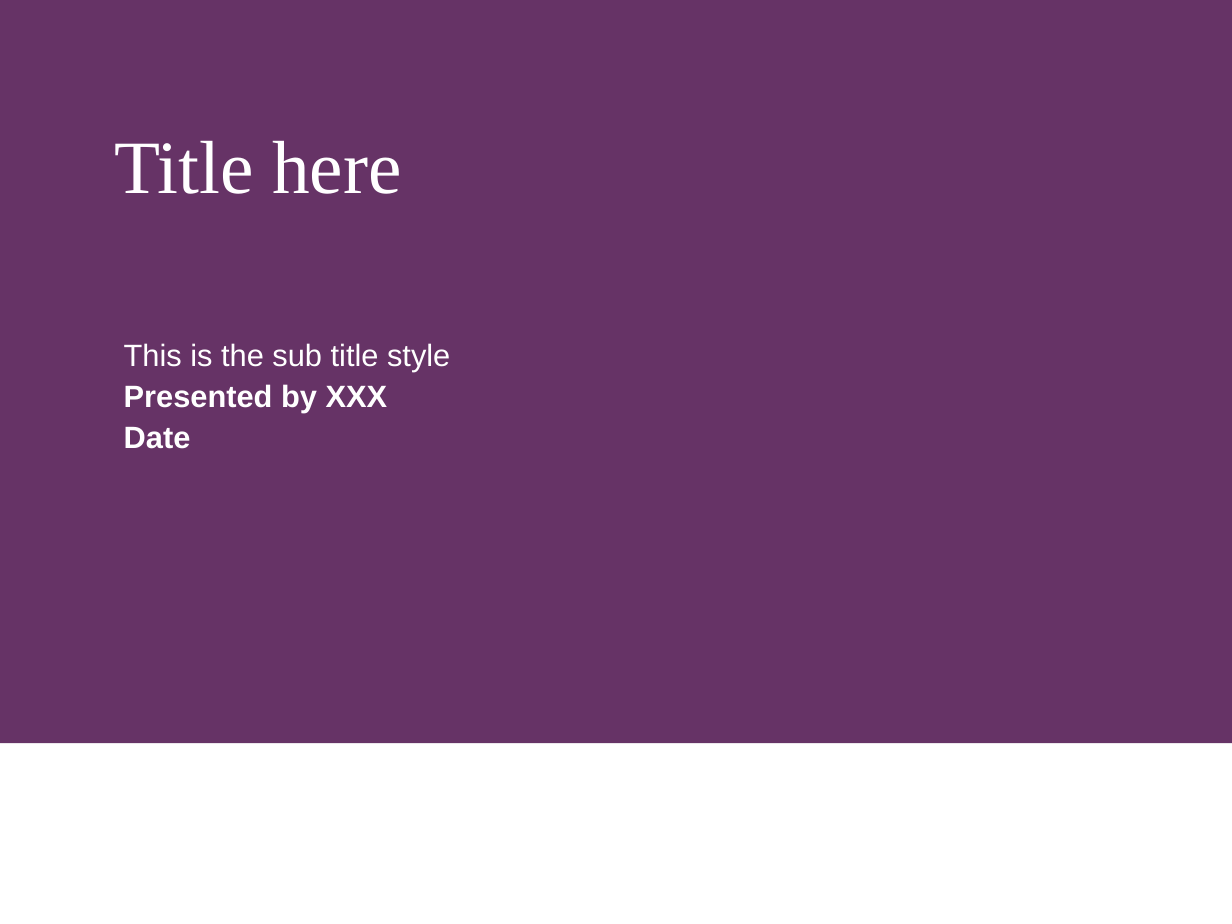
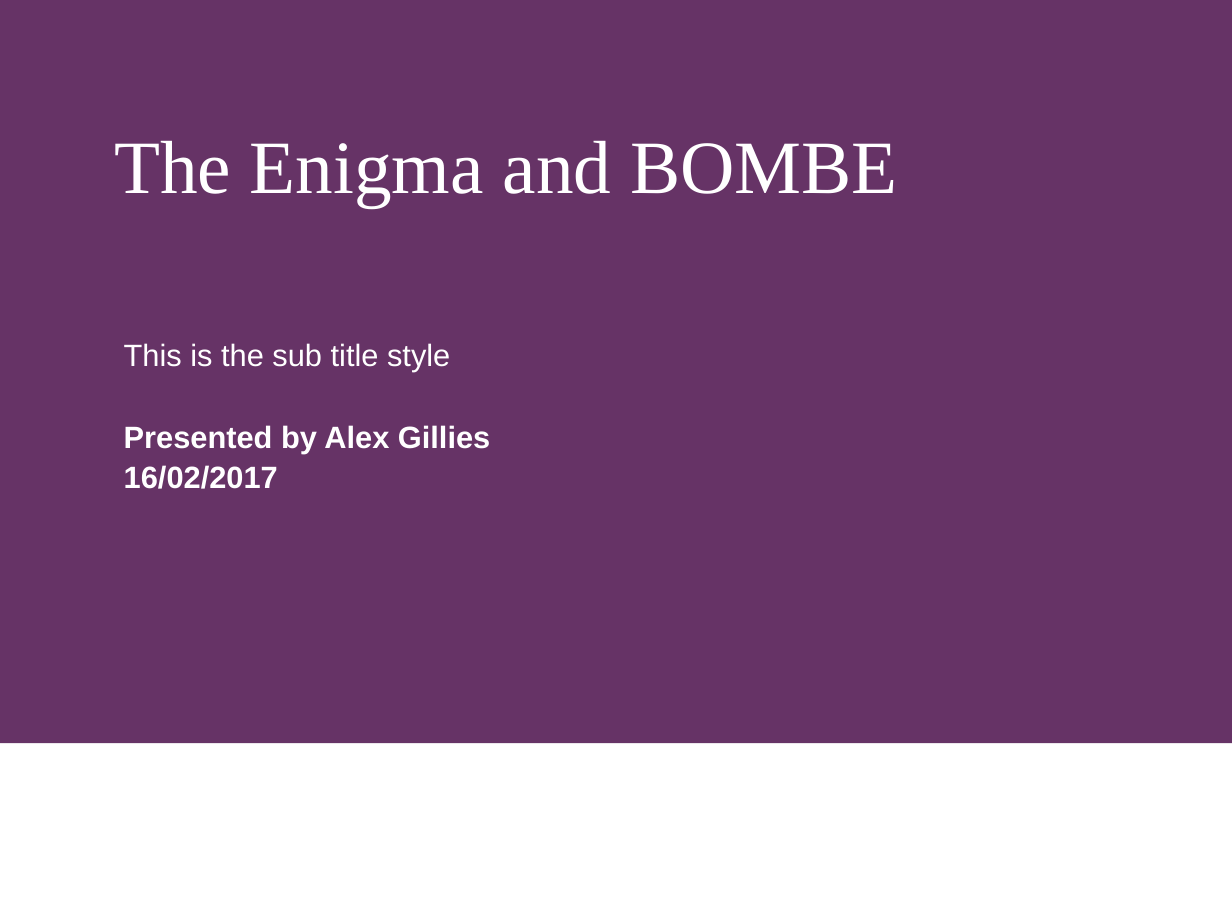
Before and after one commit to br3v1an5/Dissertation-Third-Year, a slide deck: slide 1 of DesignReport/1_PowerpointTemplate.ppt (slide 8 before the commit). Drawn at 1232x924 pixels with LibreOffice and Linux fonts; fonts in the diff are those of the drawing; background and template pictures are left out. Boxes give left, top, right and bottom in pixels: in the first picture for what was removed or moved away, otherwise in the second. Text is boxed around its words. In the diff, an @@ line names an element or a change of style, - is before the commit and + after.

```diff
--- a/DesignReport/1_PowerpointTemplate.ppt
+++ b/DesignReport/1_PowerpointTemplate.ppt
@@ title at <box>114,140,898,207</box>: text changed @@
-Title here
+The Enigma and BOMBE
@@ subtitle at <box>124,425,490,489</box>: text changed @@
-Presented by XXX
-Date
+Presented by Alex Gillies
+16/02/2017
```
Also in this commit, not shown: 9 slides added, 8 slides removed, 1 other file.
